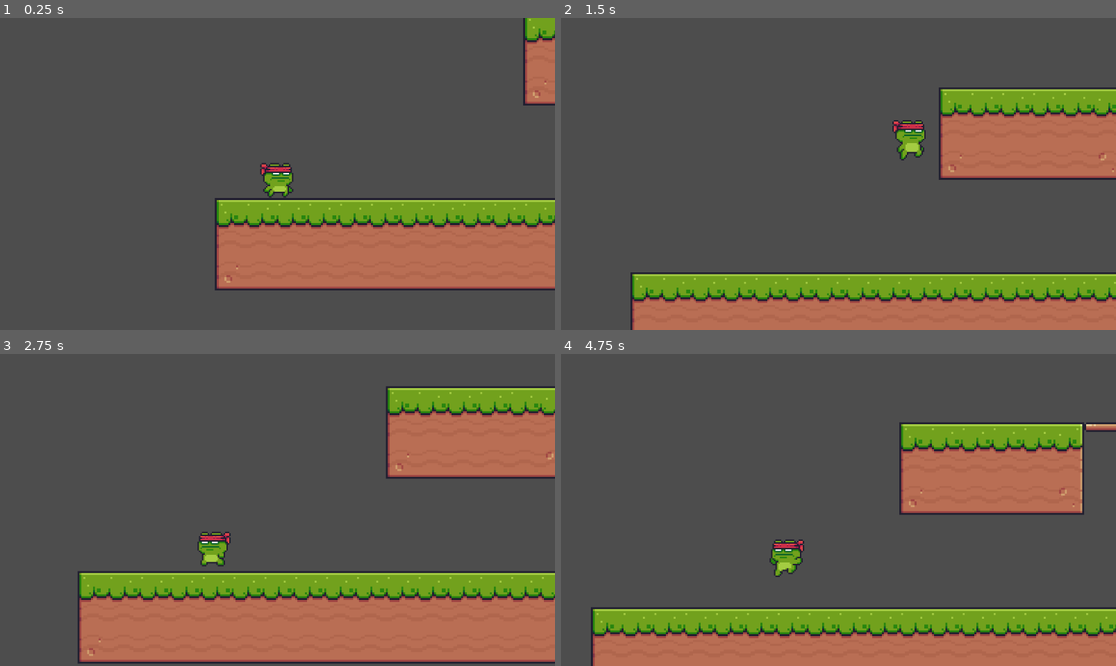
Above: before the commit, frames 1-4 (two rows, left to right).
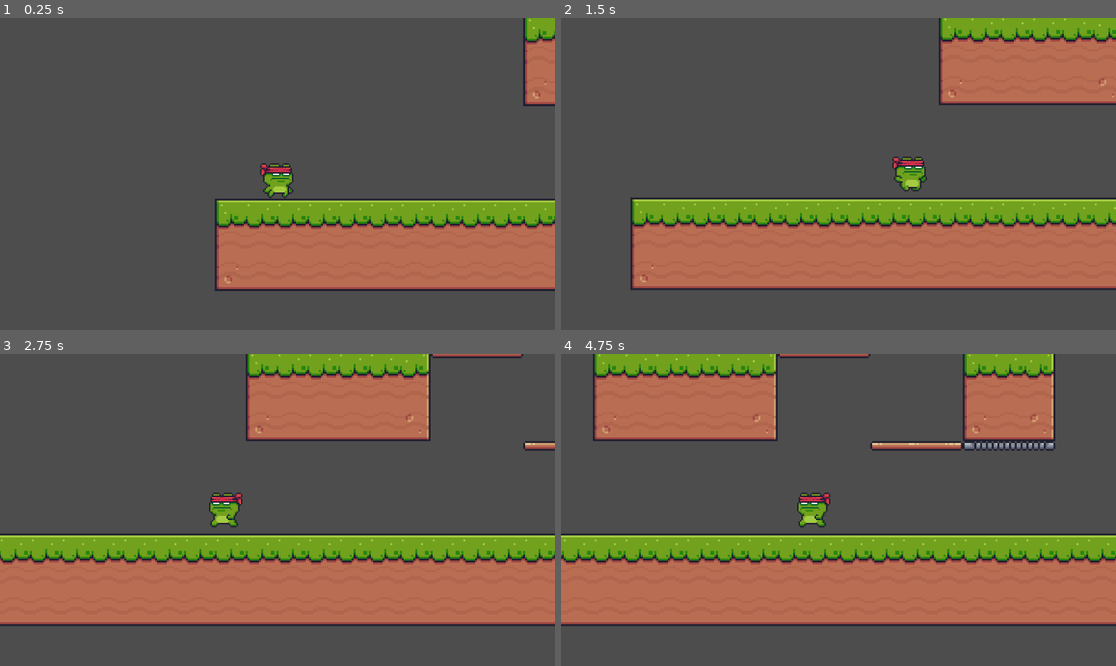
Above: after the commit, the same moments.

Repository: CaioLeaoMarinho/SapoGuerreiro_SENAC
Game: Godot game, scene res://Level.tscn
Same seed, same stepped clock (60 frames per second), same inputs: the game is played once before the commit and once after it.
Inputs:
- Up to frame 1 (0.25 s): no input
- Up to frame 2 (1.5 s): hold D (input_right) from 0.53 s (still down); tap Space (input_jump) at 0.77 s
- Up to frame 3 (2.75 s): tap Space (input_jump) at 1.52 s; release D (input_right) at 2.03 s; hold A (input_left) from 2.03 s (still down)
- Up to frame 4 (4.75 s): release A (input_left) at 2.78 s; hold D (input_right) 2.78-4.28 s; tap Space (input_jump) at 3.02, 3.77, 4.52 s; hold A (input_left) from 4.28 s (still down)

The runs differ from the first frame. In frame 1, 1.3% of the frame differs, in the area x 38-100%, y 0-88%; in frame 2, 55%; in frame 3, 51%; in frame 4, 66%, in the area x 0-100%, y 0-100%.

Commit message:
Implementando time_to_peak e jumpHeight
Falta implementar alternância de altura de pulo (_get_jumpHeight())

Diff:
--- a/Level.tscn
+++ b/Level.tscn
@@ -463,4 +463,4 @@
 layer_0/tile_data = PackedInt32Array(524288, 393216, 0, 524289, 458752, 0, 524290, 458752, 0, 524291, 458752, 0, 524292 …(3403 unchanged characters)…
 
 [node name="CharacterBody2D" parent="." instance=ExtResource("2_svilh")]
-position = Vector2(130, 462)
+position = Vector2(130, 459)
--- a/Player/Scripts/Player.gd
+++ b/Player/Scripts/Player.gd
@@ -11,15 +11,17 @@
 #region Variables
 
 var horizontalSpeed = 250
-var moveSpeed = 500
+var maxMoveSpeed = 500
+var currentMoveSpeed = maxMoveSpeed
 var acceleration = 100
 var deceleration = 100
 var moveDirectionX = 0
 
-const jumpGravity = 500
-const fallGravity = 950
-const maxFallVelocity = 400
-var jumpVelocity = -500
+var jumpGravity = 0
+var fallGravity = 2000
+var jumpVelocity = 0
+var jumpHeight = 100
+var jumpTimeToPeak = 0.5
 var maxJumps = 1
 var currentJumps = 0
 
@@ -39,7 +41,12 @@
 #region Custom Methods
 
 func _initilialize_player_components():
+
 	for state in state_manager.get_children():
 		state.StateManager = state_manager
 		state.Player = self
 #endregion
+
+func _calculate_jump_height(jumpHeight: float):
+	jumpGravity = 2 * jumpHeight / pow(jumpTimeToPeak, 2)
+	jumpVelocity = -sqrt(2 * jumpGravity * jumpHeight)
--- a/Player/Scripts/PlayerStateManager.gd
+++ b/Player/Scripts/PlayerStateManager.gd
@@ -55,9 +55,9 @@
 	Player.moveDirectionX = Input.get_axis("input_left", "input_right")
 
 	if Player.moveDirectionX != 0:
-		Player.velocity.x = move_toward(Player.velocity.x, Player.moveDirectionX * Player.moveSpeed, Player.acceleration)
+		Player.velocity.x = move_toward(Player.velocity.x, Player.moveDirectionX * Player.currentMoveSpeed, Player.acceleration)
 	else:
-		Player.velocity.x = move_toward(Player.velocity.x, Player.moveDirectionX * Player.moveSpeed, Player.deceleration)
+		Player.velocity.x = move_toward(Player.velocity.x, Player.moveDirectionX * Player.currentMoveSpeed, Player.deceleration)
 
 func _get_jump():
 	if Input.is_action_pressed("input_jump") and Player.currentJumps < Player.maxJumps:
@@ -81,10 +81,6 @@
 	if not Player.is_on_floor():
 		_switch_state(fallState)
 
-func _get_maxFallVelocity():
-	if Player.velocity.y > Player.maxFallVelocity:
-		Player.velocity.y = Player.maxFallVelocity
-
 func _get_landing():
 	if Player.is_on_floor():
 		Player.currentJumps = 0
--- a/Player/Scripts/States/PlayerStateFall.gd
+++ b/Player/Scripts/States/PlayerStateFall.gd
@@ -11,7 +11,6 @@
 
 	StateManager._get_input_states()
 	StateManager._get_gravity(_delta, Player.fallGravity)
-	StateManager._get_maxFallVelocity()
 	StateManager._get_horizontal_movement()
 	StateManager._get_landing()
 	StateManager._get_flip_h()
--- a/Player/Scripts/States/PlayerStateJump.gd
+++ b/Player/Scripts/States/PlayerStateJump.gd
@@ -1,10 +1,9 @@
 extends BaseState
-
 
 func _enter_state():
 	super()
 
-	Player.velocity.y = Player.jumpVelocity
+	Player.velocity.y += Player.jumpVelocity
 
 	StateManager._switch_animation("jump")
 
@@ -16,3 +15,7 @@
 	StateManager._get_horizontal_movement()
 	StateManager._get_flip_h()
 	StateManager._get_jump_peak()
+	_get_jumpHeight()
+
+func _get_jumpHeight():
+	return
